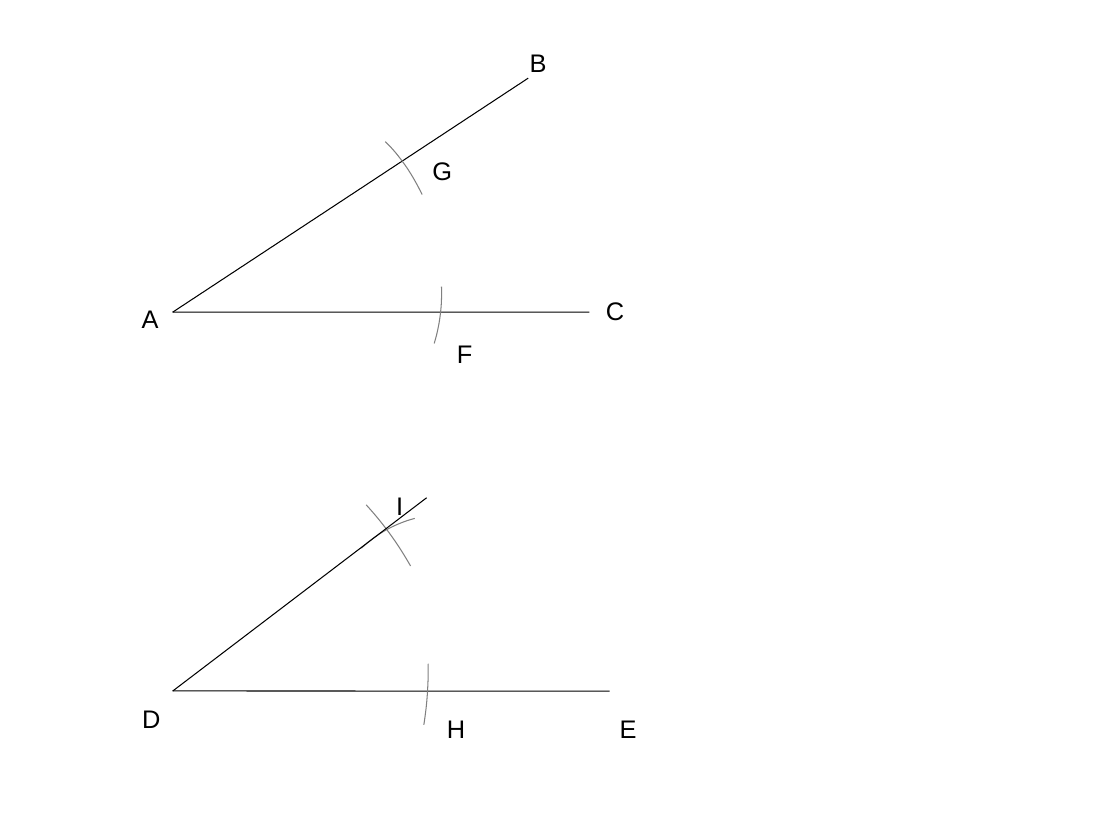
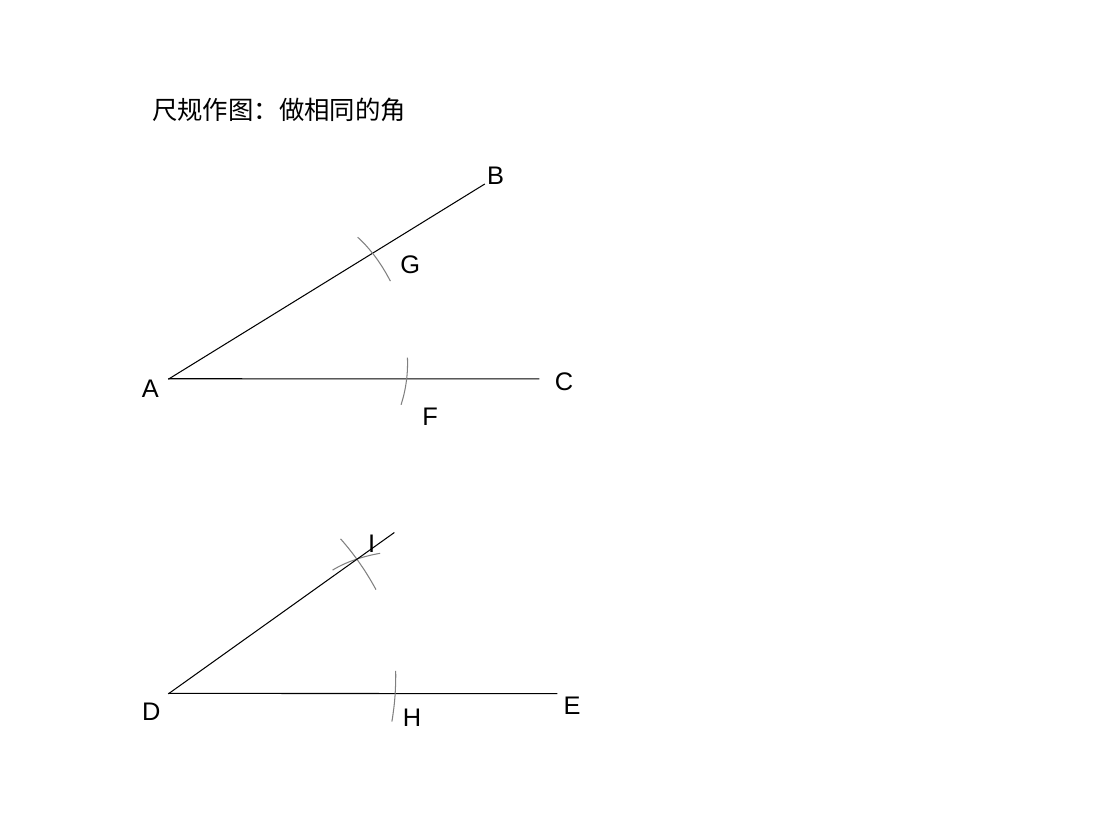
Before and after one commit to ericzhang/english-math, a slide deck: slide 21 of math/grade-7-下/7下数学北师大版-unit-2-相交线与平行线.ppt (slide 11 before the commit). Drawn at 1120x840 pixels with LibreOffice and Linux fonts; fonts in the diff are those of the drawing. Boxes give left, top, right and bottom in pixels: in the first picture for what was removed or moved away, otherwise in the second. Text is boxed around its words. In the diff, an @@ line names an element or a change of style, - is before the commit and + after.

```diff
--- a/math/grade-7-下/7下数学北师大版-unit-2-相交线与平行线.ppt
+++ b/math/grade-7-下/7下数学北师大版-unit-2-相交线与平行线.ppt
@@ text added at (x1=152, y1=97, x2=406, y2=121), 18 pt, text #000000 @@
+尺规作图：做相同的角
@@ text "B" moved from (x1=530, y1=54, x2=547, y2=72) to (x1=487, y1=166, x2=504, y2=184) @@
@@ line moved from (173, 312) - (528, 78) to (169, 379) - (485, 184) @@
@@ freeform shape resized from (x1=385, y1=141, x2=422, y2=194) to (x1=358, y1=238, x2=390, y2=282) @@
@@ text "G" moved from (x1=432, y1=162, x2=452, y2=181) to (x1=400, y1=255, x2=420, y2=274) @@
@@ freeform shape resized from (x1=434, y1=287, x2=441, y2=344) to (x1=401, y1=358, x2=408, y2=405) @@
@@ text "A" moved from (x1=142, y1=310, x2=159, y2=328) to (x1=142, y1=379, x2=159, y2=397) @@
@@ line moved from (173, 312) - (589, 312) to (169, 379) - (540, 379) @@
@@ text "C" moved from (x1=606, y1=302, x2=624, y2=321) to (x1=555, y1=372, x2=573, y2=391) @@
@@ text "F" moved from (x1=457, y1=345, x2=472, y2=363) to (x1=422, y1=407, x2=437, y2=425) @@
@@ line moved from (173, 691) - (427, 498) to (169, 694) - (394, 533) @@
@@ freeform shape resized from (x1=366, y1=505, x2=411, y2=566) to (x1=340, y1=539, x2=376, y2=589) @@
@@ text "I" moved from (x1=396, y1=497, x2=403, y2=520) to (x1=368, y1=534, x2=375, y2=556) @@
@@ freeform shape resized from (x1=362, y1=518, x2=416, y2=548) to (x1=332, y1=554, x2=380, y2=570) @@
@@ freeform shape resized from (x1=424, y1=664, x2=428, y2=725) to (x1=392, y1=671, x2=396, y2=722) @@
@@ text "E" moved from (x1=620, y1=720, x2=637, y2=738) to (x1=564, y1=696, x2=581, y2=714) @@
@@ text "D" moved from (x1=142, y1=710, x2=160, y2=728) to (x1=142, y1=702, x2=160, y2=720) @@
@@ line moved from (173, 691) - (610, 691) to (169, 693) - (558, 694) @@
@@ text "H" moved from (x1=447, y1=720, x2=465, y2=738) to (x1=403, y1=708, x2=421, y2=726) @@
```
Also in this commit, not shown: 6 other slides changed, 7 slides added, 1 slide removed, 35 other files.
